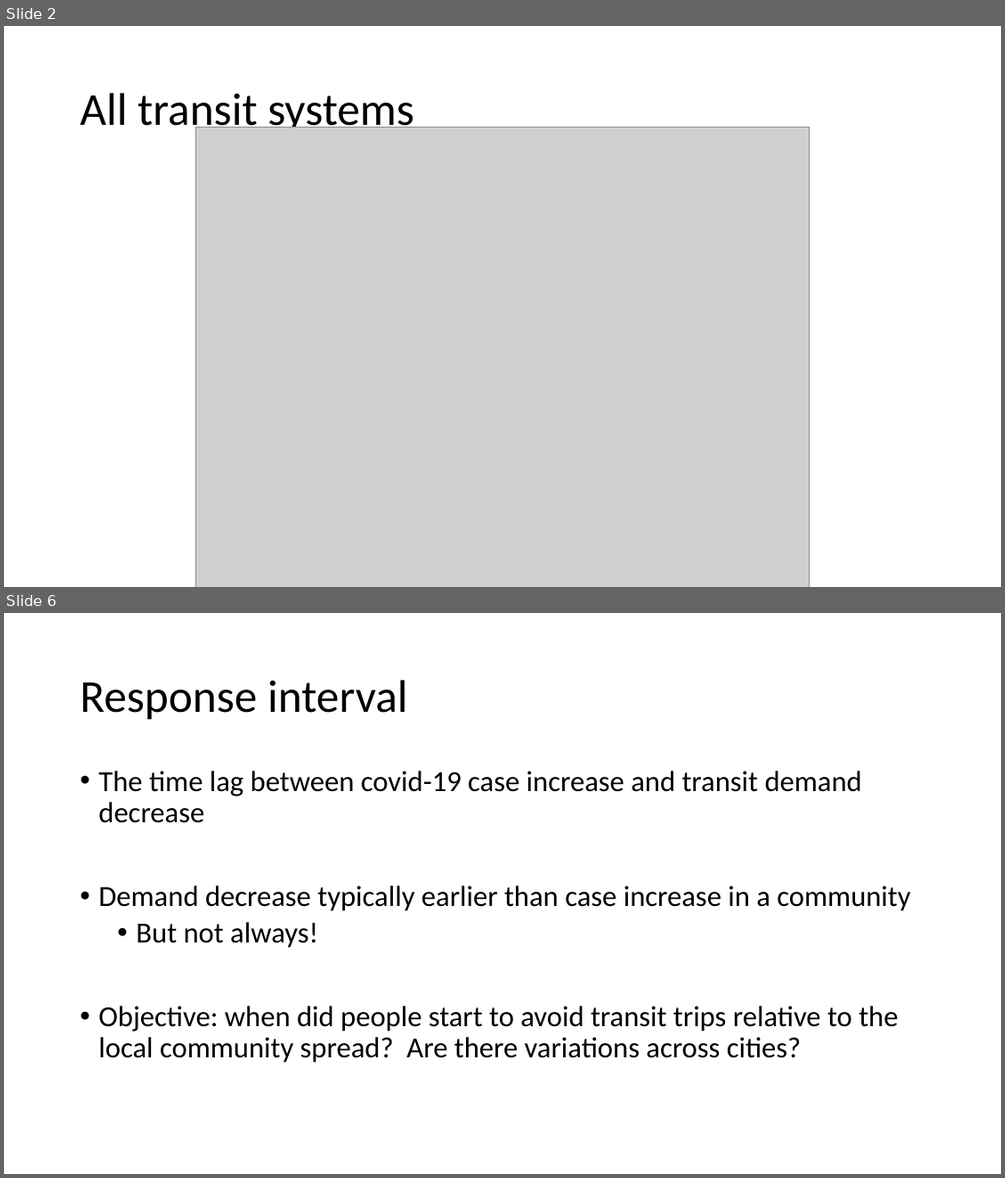
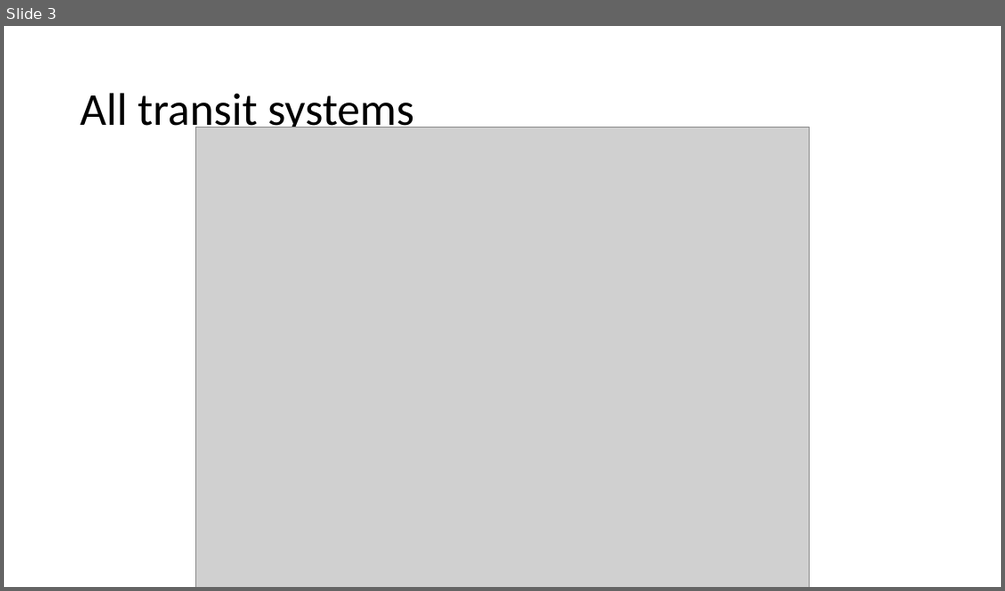
Before and after one commit to luyuliu/COVID-Transit-Demand, a slide deck: doc/pre_results.pptx. Shown one above the other, each under a label of ours: slides 2 and 6 before the commit, slide 3 after it; the slides between them are not shown. The pictures are 1005x1178 and 1005x591 pixels, drawn with LibreOffice and Linux fonts; fonts in the diff are those of the drawing; grey boxes stand for pictures. Boxes give left, top, right and bottom in pixels: in the first picture for what was removed or moved away, otherwise in the second. Text is boxed around its words. In the diff, an @@ line names an element or a change of style, - is before the commit and + after.

```diff
--- a/doc/pre_results.pptx
+++ b/doc/pre_results.pptx
@@ slide 6 removed at (4,613,1001,1174), background #FFFFFF @@
@@ title removed at (80,680,408,720) @@
-Response interval
@@ text removed at (98,771,910,1062) @@
-• The time lag between covid-19 case increase and transit demand decrease
-• Demand decrease typically earlier than case increase in a community
-  • But not always!
-• Objective: when did people start to avoid transit trips relative to the local community spread? Are there variations across cities?
@@ what was slide 2 is now slide 3 @@
```
Also in this commit, not shown: 5 slides changed, 11 slides added, 6 other slides removed, 1 other file.
